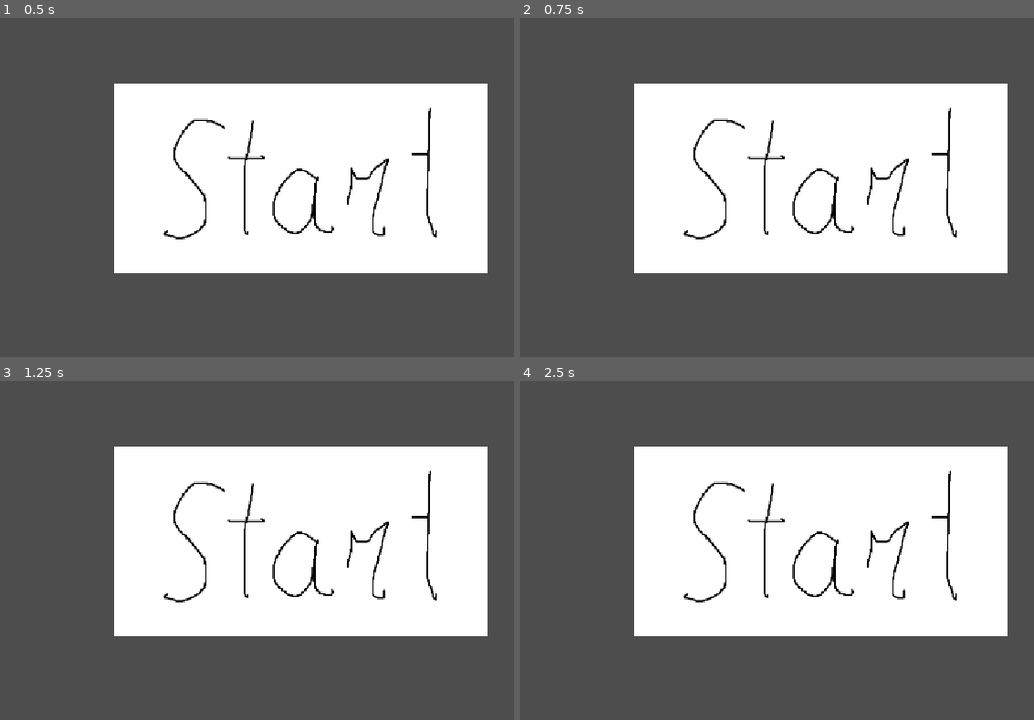
Above: before the commit, frames 1-4 (two rows, left to right).
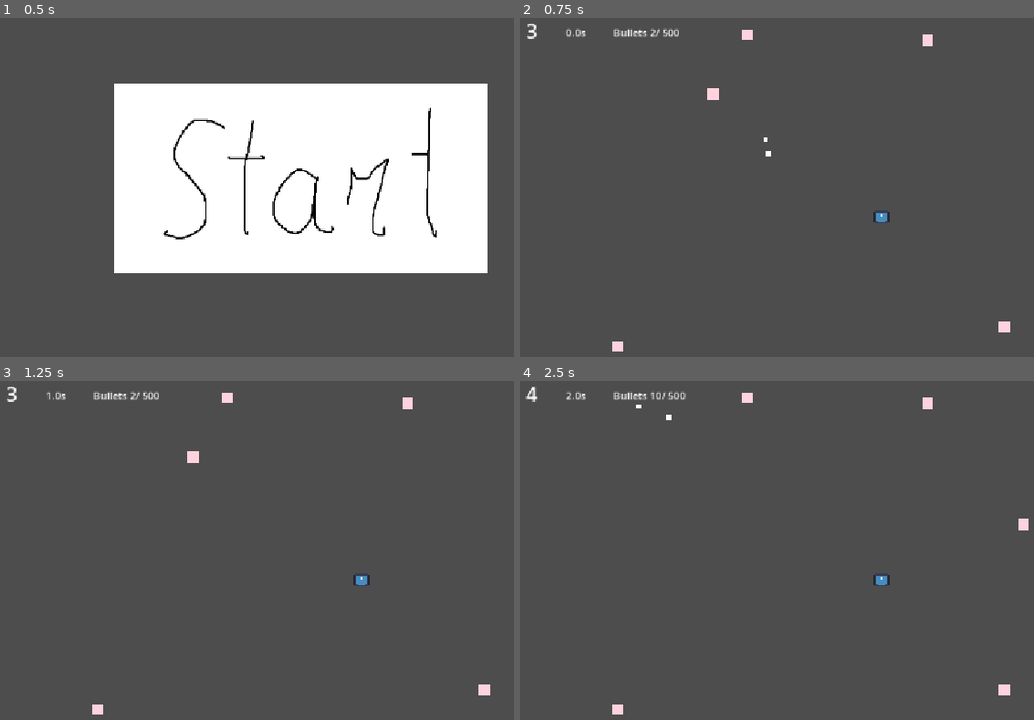
Above: after the commit, the same moments.

Repository: KLADAGA/Hack_Haven_Shooter
Game: Godot game, scene res://ain.tscn
Same seed, same stepped clock (60 frames per second), same inputs: the game is played once before the commit and once after it. This scene is started directly instead of the project's main scene. The engine's default icon, where the game draws it, is replaced by a stand-in: a white triangle on a blue panel in a dark square.
Inputs (mouse positions are in pixels of both pictures, inside the frame that each line leads up to):
- Up to frame 1 (0.5 s): no input
- Up to frame 2 (0.75 s): click (823, 177) at 0.5 s
- Up to frame 3 (1.25 s): no input
- Up to frame 4 (2.5 s): click (823, 540) at 1.27 s; click (823, 540) at 2.02 s

Frame 1 is identical in both runs. In frame 2, 41% of the frame differs, in the area x 1-96%, y 1-99%; in frame 3, 41%; in frame 4, 41%, in the area x 1-99%, y 1-99%.
Error before the commit: Parse Error: Expected expression for variable initial value after "=". (res://start.tscn::GDScript_e6dku:13)

Commit message:
final final final
final

Diff:
--- a/ain.tscn
+++ b/ain.tscn
@@ -15,3 +15,5 @@
 
 [node name="Start" parent="CanvasLayer/CenterContainer" unique_id=575432727 instance=ExtResource("1_e6dku")]
 layout_mode = 2
+
+[connection signal="pressed" from="CanvasLayer/CenterContainer/Start" to="CanvasLayer/CenterContainer/Start" method="_on_pressed"]
--- a/start.tscn
+++ b/start.tscn
@@ -13,10 +13,16 @@
 
 # Called every frame. 'delta' is the elapsed time since the previous frame.
 func _process(delta: float) -> void:
-	if texture_pressed==true:
-		hide()
-		var game=
+
 	pass
+
+
+func _on_pressed() -> void:
+	hide()
+	var Main=get_parent().get_parent().get_parent()
+	var game= preload(\"res://game.tscn\")
+	var newgame= game.instantiate()
+	Main.add_child(newgame)
 "
 
 [node name="Start" type="TextureButton" unique_id=575432727]
